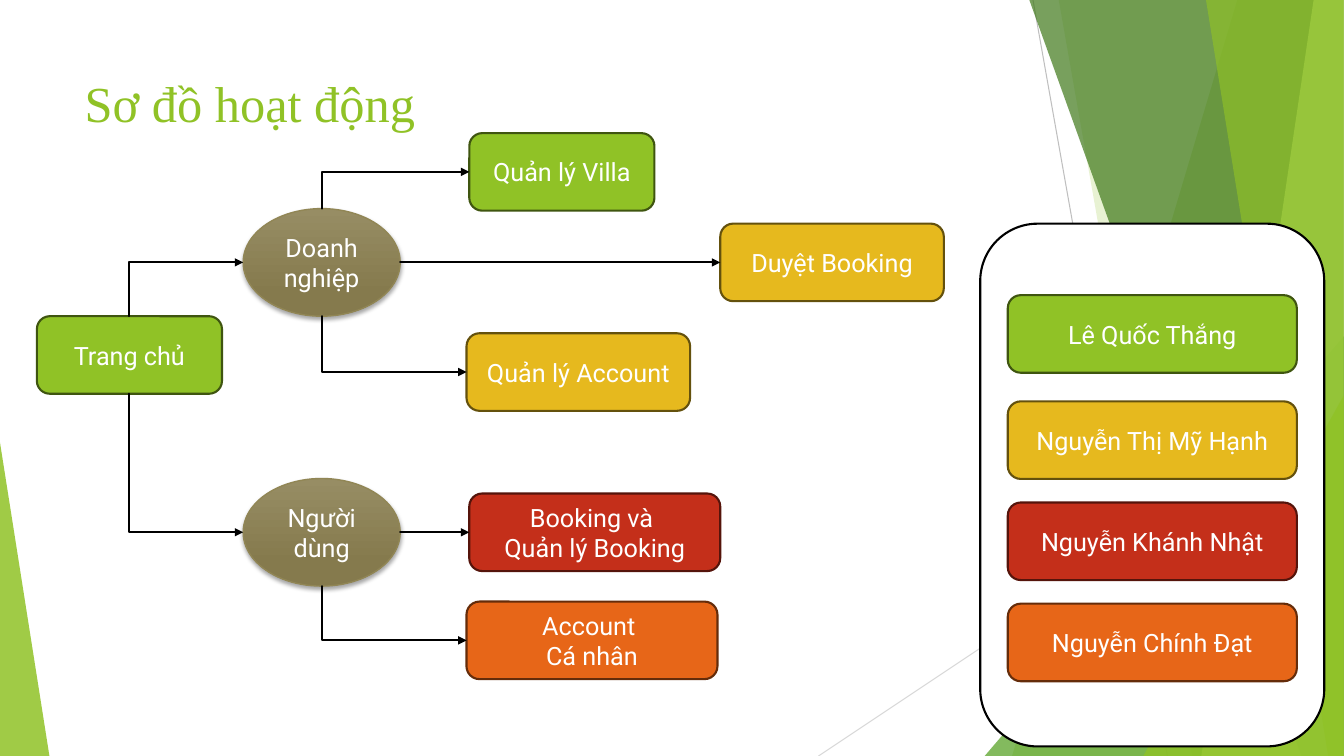
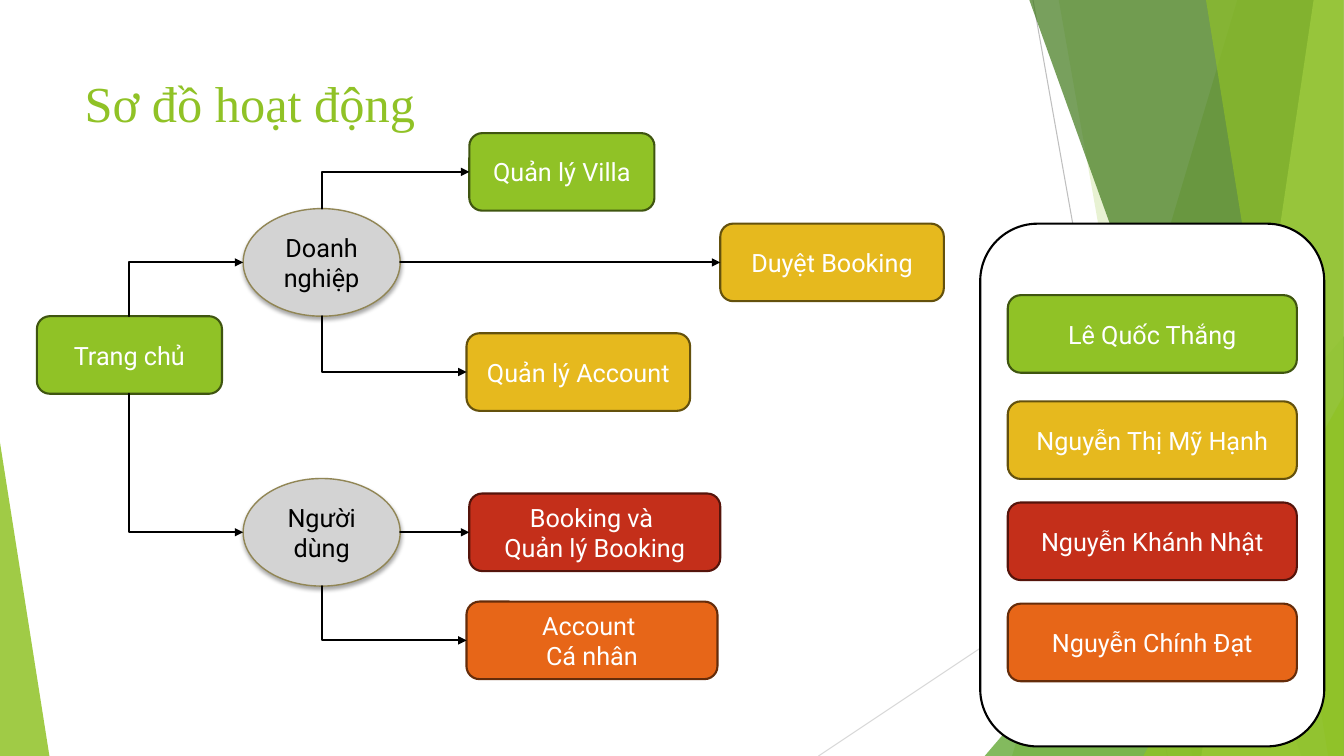
Before and after one commit to thangquoc307/Casestudy-Booking-Villa, a slide deck: slide 3 of Sơ đồ công việc.pptx (slide 2 before the commit). Drawn at 1344x756 pixels with LibreOffice and Linux fonts; fonts in the diff are those of the drawing. Boxes give left, top, right and bottom in pixels: in the first picture for what was removed or moved away, otherwise in the second. Text is boxed around its words. In the diff, an @@ line names an element or a change of style, - is before the commit and + after.

```diff
--- a/Sơ đồ công việc.pptx
+++ b/Sơ đồ công việc.pptx
@@ ellipse "Doanh nghiệp" at [243, 209, 400, 317]: text colour #FFFFFF to #000000; fill gradient #988E64 to #857B4E to #D3D3D3 @@
@@ ellipse "Người dùng" at [243, 479, 400, 587]: text colour #FFFFFF to #000000; fill gradient #988E64 to #857B4E to #D3D3D3 @@
```
Also in this commit, not shown: 1 slide added, 34 other files.
